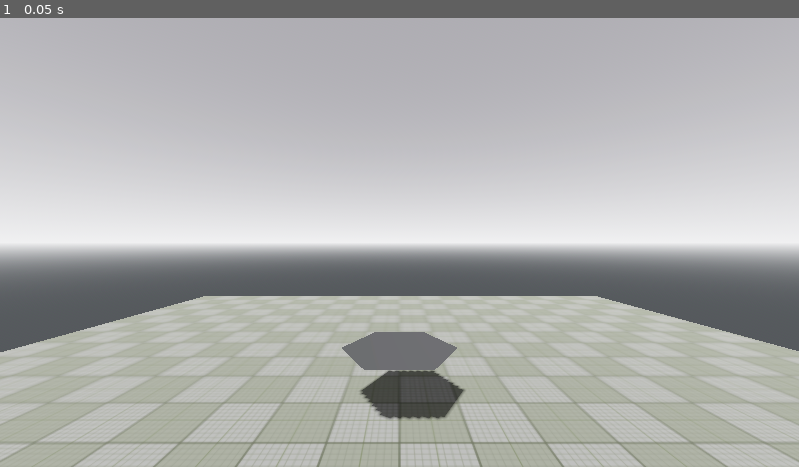
Above: before the commit, frame 1.
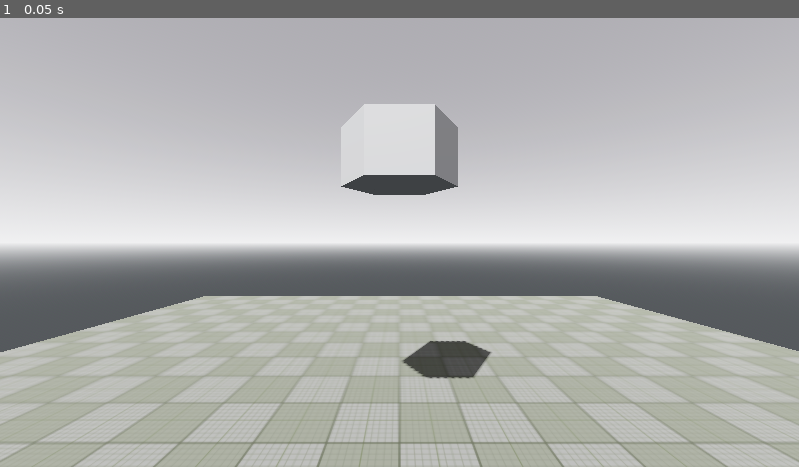
Above: after the commit, the same moment.

Repository: Suspicious-Driver26/CG-assignment-repo
Game: Godot game, scene res://main_2.tscn
Two runs of this game, one before a commit and one after it. Both use one fixed random seed, a clock stepped at 60 frames per second and the inputs below.
Inputs:
- Up to frame 1 (0.05 s): no input

The runs differ from the first frame. In frame 1, 4.6% of the frame differs, in the area x 42-62%, y 19-90%.

Commit message:
Zylinder 2

Diff:
--- a/CG-assignmnet/main_2.tscn
+++ b/CG-assignmnet/main_2.tscn
@@ -43,7 +43,7 @@
 material = SubResource("StandardMaterial3D_acxvi")
 
 [node name="ProcGeo" type="MeshInstance3D" parent="." unique_id=1663948394]
-transform = Transform3D(1, 0, 0, 0, 1, 0, 0, 0, 1, 0, 1, 0)
+transform = Transform3D(1, 0, 0, 0, 1, 0, 0, 0, 1, 0, 3.7589798, 0)
 mesh = SubResource("ArrayMesh_2ha8l")
 script = ExtResource("2_acxvi")
 
--- a/CG-assignmnet/proc_geo.gd
+++ b/CG-assignmnet/proc_geo.gd
@@ -3,32 +3,104 @@
 func _ready() -> void:
 	var radius = 1.0
 	var segments = 6
+	var height = 1.0
 	var delta = TAU / segments
 
-	var verts = PackedVector3Array()
-	var indices = PackedInt32Array()
+	var verts_top = PackedVector3Array()
+	var norms_top = PackedVector3Array()
+	var indices_top = PackedInt32Array()
 
-	verts.append(Vector3(0, 0, 0))
+	verts_top.append(Vector3(0, height, 0))
+	norms_top.append(Vector3(0, 1, 0))
+
 	for i in range(segments):
-		var x = radius * cos(i * delta)
-		var z = radius * sin(i * delta)
-		print("Punkt " + str(i) + ": (" + str(x) + ", 0, " + str(z) + ")")
-		verts.append(Vector3(x, 0, z))
+		var angle = i * delta
+		var x = radius * cos(angle)
+		var z = radius * sin(angle)
+		verts_top.append(Vector3(x, height, z))
+		norms_top.append(Vector3(0, 1, 0))
 
 	for i in range(1, segments):
-		indices.append(0)
-		indices.append(i)
-		indices.append(i + 1)
+		indices_top.append(0)
+		indices_top.append(i)
+		indices_top.append(i + 1)
 
-	indices.append(0)
-	indices.append(segments)
-	indices.append(1)
+	indices_top.append(0)
+	indices_top.append(segments)
+	indices_top.append(1)
 
-	print(verts)
-	print(indices)
+	var arrays_top = []
+	arrays_top.resize(Mesh.ARRAY_MAX)
+	arrays_top[Mesh.ARRAY_VERTEX] = verts_top
+	arrays_top[Mesh.ARRAY_NORMAL] = norms_top
+	arrays_top[Mesh.ARRAY_INDEX] = indices_top
+	mesh.add_surface_from_arrays(Mesh.PRIMITIVE_TRIANGLES, arrays_top)
 
-	var meta_array = []
-	meta_array.resize(Mesh.ARRAY_MAX)
-	meta_array[Mesh.ARRAY_VERTEX] = verts
-	meta_array[Mesh.ARRAY_INDEX] = indices
-	mesh.add_surface_from_arrays(Mesh.PRIMITIVE_TRIANGLES, meta_array)
+	var verts_bottom = PackedVector3Array()
+	var norms_bottom = PackedVector3Array()
+	var indices_bottom = PackedInt32Array()
+
+	verts_bottom.append(Vector3(0, 0, 0))
+	norms_bottom.append(Vector3(0, -1, 0))
+
+	for i in range(segments):
+		var angle = i * delta
+		var x = radius * cos(angle)
+		var z = radius * sin(angle)
+		verts_bottom.append(Vector3(x, 0, z))
+		norms_bottom.append(Vector3(0, -1, 0))
+
+	for i in range(1, segments):
+		indices_bottom.append(0)
+		indices_bottom.append(i + 1)
+		indices_bottom.append(i)
+
+	indices_bottom.append(0)
+	indices_bottom.append(1)
+	indices_bottom.append(segments)
+
+	var arrays_bottom = []
+	arrays_bottom.resize(Mesh.ARRAY_MAX)
+	arrays_bottom[Mesh.ARRAY_VERTEX] = verts_bottom
+	arrays_bottom[Mesh.ARRAY_NORMAL] = norms_bottom
+	arrays_bottom[Mesh.ARRAY_INDEX] = indices_bottom
+	mesh.add_surface_from_arrays(Mesh.PRIMITIVE_TRIANGLES, arrays_bottom)
+
+	var verts_side = PackedVector3Array()
+	var norms_side = PackedVector3Array()
+	var indices_side = PackedInt32Array()
+
+	for i in range(segments):
+		var angle = i * delta
+		var next_angle = (i + 1) % segments * delta
+		var x1 = radius * cos(angle)
+		var z1 = radius * sin(angle)
+		var x2 = radius * cos(next_angle)
+		var z2 = radius * sin(next_angle)
+
+		var b = i * 4
+		verts_side.append(Vector3(x1, 0, z1))
+		verts_side.append(Vector3(x2, 0, z2))
+		verts_side.append(Vector3(x2, height, z2))
+		verts_side.append(Vector3(x1, height, z1))
+
+		var mid = angle + delta / 2.0
+		var n = Vector3(cos(mid), 0, sin(mid))
+		norms_side.append(n)
+		norms_side.append(n)
+		norms_side.append(n)
+		norms_side.append(n)
+
+		indices_side.append(b + 0)
+		indices_side.append(b + 1)
+		indices_side.append(b + 2)
+		indices_side.append(b + 0)
+		indices_side.append(b + 2)
+		indices_side.append(b + 3)
+
+	var arrays_side = []
+	arrays_side.resize(Mesh.ARRAY_MAX)
+	arrays_side[Mesh.ARRAY_VERTEX] = verts_side
+	arrays_side[Mesh.ARRAY_NORMAL] = norms_side
+	arrays_side[Mesh.ARRAY_INDEX] = indices_side
+	mesh.add_surface_from_arrays(Mesh.PRIMITIVE_TRIANGLES, arrays_side)
Not shown, changed: docs/index.html
Not shown, changed: docs/index.pck
